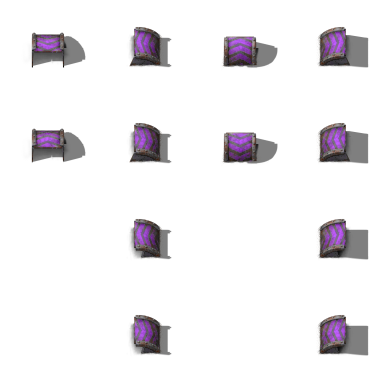
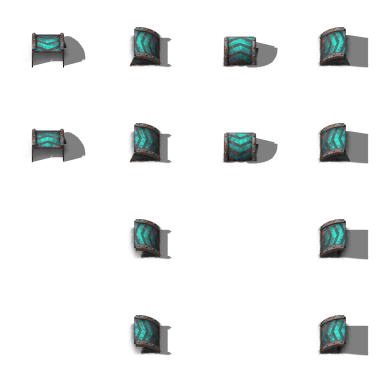
Before/after of a 384x384 layered artwork. What changed in the layer stack:
added layer "tier 7" above "tier 6" over (32, 28, 347, 353)
hid "tier 6" over (32, 28, 347, 353)
